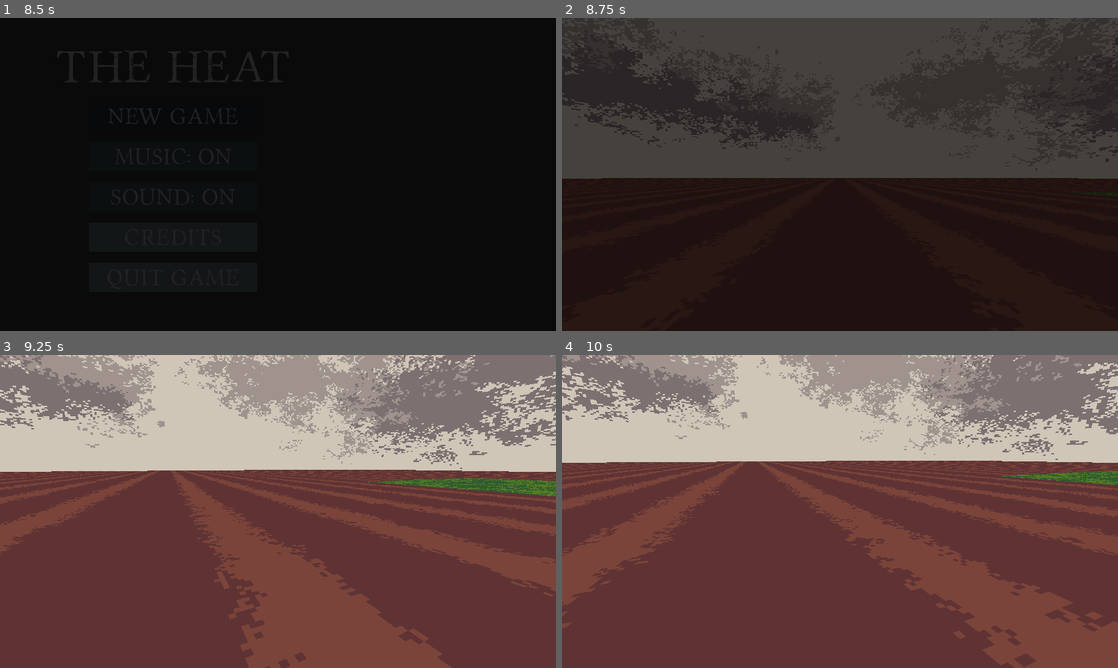
Above: before the commit, frames 1-4 (two rows, left to right).
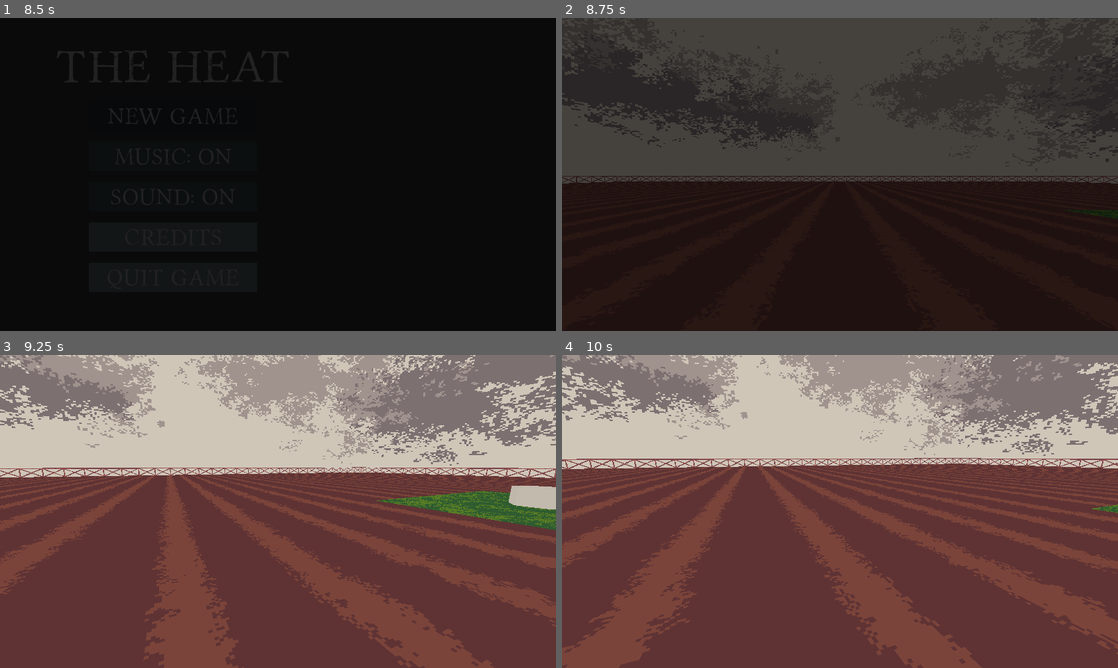
Above: after the commit, the same moments.

Repository: dzejpi/the-heat
Game: Godot game, scene res://scenes/SplashScene.tscn
The game is run twice, just before and just after one commit, with the same random seed, the same clock (stepped at 60 frames per second) and the same inputs.
Inputs (mouse positions are in pixels of both pictures, inside the frame that each line leads up to):
- Up to frame 1 (8.5 s): move the mouse to (400, 158) at 0.52 s; hold D (move_right) 0.53-1.28 s; tap Space (dialog_end) at 0.6, 2.75, 5.75, 7.35 s; move the mouse to (166, 190) at 1.27 s; hold S (move_down) 1.28-2.03 s; click (166, 190) at 1.35 s; tap Enter at 2, 5 s; move the mouse to (333, 105) at 2.02 s; hold D (move_right) 2.03-2.78 s; tap 1 (item_1) at 2.1 s; move the mouse to (250, 237) at 2.77 s; hold W (move_up) 2.78-3.53 s; tap 2 (item_2) at 2.85 s; move the mouse to (444, 221) at 3.52 s; hold A (move_left) 3.53-5.03 s; tap 3 (item_3) at 3.6 s; move the mouse to (111, 127) at 4.27 s; tap 4 (item_4) at 4.35 s; move the mouse to (305, 174) at 5.02 s; hold S (move_down) 5.03-5.78 s; tap Mouse wheel down (item_change_down) at 5.1 s; move the mouse to (194, 96) at 5.77 s; hold D (move_right) 5.78-6.53 s; tap Mouse wheel up (item_change_up) at 5.85 s; move the mouse to (400, 158) at 6.52 s; hold W (move_up) 6.53-7.28 s; hold Shift (move_sprint) 6.53-7.28 s; move the mouse to (166, 190) at 7.27 s; hold D (move_right) 7.28-8 s; click "New Game" at 8 s
- Up to frame 2 (8.75 s): no input
- Up to frame 3 (9.25 s): move the mouse to (289, 505) at 8.77 s; hold W (move_up) from 8.78 s (still down); click (289, 505) at 8.85 s
- Up to frame 4 (10 s): move the mouse to (834, 517) at 9.52 s; release W (move_up) at 9.53 s; hold A (move_left) from 9.53 s (still down); tap 1 (item_1) at 9.6 s

Frame 1 is identical in both runs. In frame 2, 1.2% of the frame differs, in the area x 0-100%, y 50-65%; in frame 3, 30%; in frame 4, 32%, in the area x 0-100%, y 32-100%.

Commit message:
Added the fence around the whole map which should keep player in game, and made the map smaller.

Diff:
--- /dev/null
+++ b/scenes/FenceScene.tscn
@@ -0,0 +1,17 @@
+[gd_scene load_steps=3 format=2]
+
+[ext_resource path="res://assets/visual/fence/spr_fence.png" type="Texture" id=1]
+
+[sub_resource type="BoxShape" id=1]
+extents = Vector3( 0.75, 0.5, 0.025 )
+
+[node name="Fence" type="StaticBody"]
+transform = Transform( 4, 0, 0, 0, 4, 0, 0, 0, 4, 0, 0, 0 )
+
+[node name="FenceSprite" type="Sprite3D" parent="."]
+offset = Vector2( 0, 64 )
+texture = ExtResource( 1 )
+
+[node name="CollisionShape" type="CollisionShape" parent="."]
+transform = Transform( 1, 0, 0, 0, 1, 0, 0, 0, 1, 0, 0.5, 0 )
+shape = SubResource( 1 )
--- a/scenes/GameSceneOne.tscn
+++ b/scenes/GameSceneOne.tscn
@@ -8,6 +8,7 @@
 [ext_resource path="res://assets/visual/skybox/ase_skybox.png" type="Texture" id=6]
 [ext_resource path="res://scenes/SorghumScene.tscn" type="PackedScene" id=7]
 [ext_resource path="res://assets/3d/blend_well.obj" type="ArrayMesh" id=8]
+[ext_resource path="res://scenes/FenceScene.tscn" type="PackedScene" id=9]
 
 [sub_resource type="CylinderShape" id=3]
 height = 0.947764
@@ -29,7 +30,7 @@
 [node name="Well" type="Node" parent="."]
 
 [node name="Well" type="StaticBody" parent="Well"]
-transform = Transform( 1, 0, 0, 0, 1, 0, 0, 0, 1, 26, -0.25, -6 )
+transform = Transform( 1, 0, 0, 0, 1, 0, 0, 0, 1, 15, -0.25, -6 )
 
 [node name="WellObject" type="MeshInstance" parent="Well/Well"]
 mesh = ExtResource( 8 )
@@ -42,7 +43,7 @@
 [node name="Player" parent="." instance=ExtResource( 4 )]
 
 [node name="Environment" parent="." instance=ExtResource( 5 )]
-transform = Transform( -2, 1.50996e-07, 0, -3.01992e-07, -1, 0, 0, 0, 2, 0, -1, 0 )
+transform = Transform( -1, 1.50996e-07, 0, -1.50996e-07, -1, 0, 0, 0, 1, 0, -1, 0 )
 
 [node name="Crops" type="Node" parent="."]
 
@@ -69,3 +70,253 @@
 
 [node name="WorldEnvironment" type="WorldEnvironment" parent="."]
 environment = SubResource( 2 )
+
+[node name="FenceNodes" type="Node" parent="."]
+
+[node name="FenceOneSide" type="Node" parent="FenceNodes"]
+
+[node name="Fence" parent="FenceNodes/FenceOneSide" instance=ExtResource( 9 )]
+transform = Transform( 4, 0, 0, 0, 4, 0, 0, 0, 4, 47.437, 0, -50 )
+
+[node name="Fence2" parent="FenceNodes/FenceOneSide" instance=ExtResource( 9 )]
+transform = Transform( 4, 0, 0, 0, 4, 0, 0, 0, 4, 42.3533, 0, -49.9688 )
+
+[node name="Fence3" parent="FenceNodes/FenceOneSide" instance=ExtResource( 9 )]
+transform = Transform( 4, 0, 0, 0, 4, 0, 0, 0, 4, 37.2339, 0, -49.9688 )
+
+[node name="Fence4" parent="FenceNodes/FenceOneSide" instance=ExtResource( 9 )]
+transform = Transform( 4, 0, 0, 0, 4, 0, 0, 0, 4, 32.1185, 0, -49.9688 )
+
+[node name="Fence5" parent="FenceNodes/FenceOneSide" instance=ExtResource( 9 )]
+transform = Transform( 4, 0, 0, 0, 4, 0, 0, 0, 4, 27.0012, 0, -49.9688 )
+
+[node name="Fence6" parent="FenceNodes/FenceOneSide" instance=ExtResource( 9 )]
+transform = Transform( 4, 0, 0, 0, 4, 0, 0, 0, 4, 21.886, 0, -49.9688 )
+
+[node name="Fence7" parent="FenceNodes/FenceOneSide" instance=ExtResource( 9 )]
+transform = Transform( 4, 0, 0, 0, 4, 0, 0, 0, 4, 16.7672, 0, -49.9688 )
+
+[node name="Fence8" parent="FenceNodes/FenceOneSide" instance=ExtResource( 9 )]
+transform = Transform( 4, 0, 0, 0, 4, 0, 0, 0, 4, 11.6508, 0, -49.9688 )
+
+[node name="Fence9" parent="FenceNodes/FenceOneSide" instance=ExtResource( 9 )]
+transform = Transform( 4, 0, 0, 0, 4, 0, 0, 0, 4, 6.53382, 0, -49.9688 )
+
+[node name="Fence10" parent="FenceNodes/FenceOneSide" instance=ExtResource( 9 )]
+transform = Transform( 4, 0, 0, 0, 4, 0, 0, 0, 4, 1.41905, 0, -49.9688 )
+
+[node name="Fence11" parent="FenceNodes/FenceOneSide" instance=ExtResource( 9 )]
+transform = Transform( 4, 0, 0, 0, 4, 0, 0, 0, 4, -3.70082, 0, -49.9688 )
+
+[node name="Fence12" parent="FenceNodes/FenceOneSide" instance=ExtResource( 9 )]
+transform = Transform( 4, 0, 0, 0, 4, 0, 0, 0, 4, -8.81722, 0, -49.9688 )
+
+[node name="Fence13" parent="FenceNodes/FenceOneSide" instance=ExtResource( 9 )]
+transform = Transform( 4, 0, 0, 0, 4, 0, 0, 0, 4, -13.9327, 0, -49.9688 )
+
+[node name="Fence14" parent="FenceNodes/FenceOneSide" instance=ExtResource( 9 )]
+transform = Transform( 4, 0, 0, 0, 4, 0, 0, 0, 4, -19.0478, 0, -49.9688 )
+
+[node name="Fence15" parent="FenceNodes/FenceOneSide" instance=ExtResource( 9 )]
+transform = Transform( 4, 0, 0, 0, 4, 0, 0, 0, 4, -24.1642, 0, -49.9688 )
+
+[node name="Fence16" parent="FenceNodes/FenceOneSide" instance=ExtResource( 9 )]
+transform = Transform( 4, 0, 0, 0, 4, 0, 0, 0, 4, -29.2678, 0, -49.9688 )
+
+[node name="Fence17" parent="FenceNodes/FenceOneSide" instance=ExtResource( 9 )]
+transform = Transform( 4, 0, 0, 0, 4, 0, 0, 0, 4, -34.382, 0, -49.9688 )
+
+[node name="Fence18" parent="FenceNodes/FenceOneSide" instance=ExtResource( 9 )]
+transform = Transform( 4, 0, 0, 0, 4, 0, 0, 0, 4, -39.4927, 0, -49.9688 )
+
+[node name="Fence19" parent="FenceNodes/FenceOneSide" instance=ExtResource( 9 )]
+transform = Transform( 4, 0, 0, 0, 4, 0, 0, 0, 4, -44.6058, 0, -49.9688 )
+
+[node name="Fence20" parent="FenceNodes/FenceOneSide" instance=ExtResource( 9 )]
+transform = Transform( 4, 0, 0, 0, 4, 0, 0, 0, 4, -47.1243, 0, -49.9688 )
+
+[node name="FenceOneSide2" type="Node" parent="FenceNodes"]
+
+[node name="Fence" parent="FenceNodes/FenceOneSide2" instance=ExtResource( 9 )]
+transform = Transform( 4, 0, 0, 0, 4, 0, 0, 0, 4, 47.437, 0, 49.9446 )
+
+[node name="Fence2" parent="FenceNodes/FenceOneSide2" instance=ExtResource( 9 )]
+transform = Transform( 4, 0, 0, 0, 4, 0, 0, 0, 4, 42.3533, 0, 49.9758 )
+
+[node name="Fence3" parent="FenceNodes/FenceOneSide2" instance=ExtResource( 9 )]
+transform = Transform( 4, 0, 0, 0, 4, 0, 0, 0, 4, 37.2339, 0, 49.9758 )
+
+[node name="Fence4" parent="FenceNodes/FenceOneSide2" instance=ExtResource( 9 )]
+transform = Transform( 4, 0, 0, 0, 4, 0, 0, 0, 4, 32.1185, 0, 49.9758 )
+
+[node name="Fence5" parent="FenceNodes/FenceOneSide2" instance=ExtResource( 9 )]
+transform = Transform( 4, 0, 0, 0, 4, 0, 0, 0, 4, 27.0012, 0, 49.9758 )
+
+[node name="Fence6" parent="FenceNodes/FenceOneSide2" instance=ExtResource( 9 )]
+transform = Transform( 4, 0, 0, 0, 4, 0, 0, 0, 4, 21.886, 0, 49.9758 )
+
+[node name="Fence7" parent="FenceNodes/FenceOneSide2" instance=ExtResource( 9 )]
+transform = Transform( 4, 0, 0, 0, 4, 0, 0, 0, 4, 16.7672, 0, 49.9758 )
+
+[node name="Fence8" parent="FenceNodes/FenceOneSide2" instance=ExtResource( 9 )]
+transform = Transform( 4, 0, 0, 0, 4, 0, 0, 0, 4, 11.6508, 0, 49.9758 )
+
+[node name="Fence9" parent="FenceNodes/FenceOneSide2" instance=ExtResource( 9 )]
+transform = Transform( 4, 0, 0, 0, 4, 0, 0, 0, 4, 6.53382, 0, 49.9758 )
+
+[node name="Fence10" parent="FenceNodes/FenceOneSide2" instance=ExtResource( 9 )]
+transform = Transform( 4, 0, 0, 0, 4, 0, 0, 0, 4, 1.41905, 0, 49.9758 )
+
+[node name="Fence11" parent="FenceNodes/FenceOneSide2" instance=ExtResource( 9 )]
+transform = Transform( 4, 0, 0, 0, 4, 0, 0, 0, 4, -3.70082, 0, 49.9758 )
+
+[node name="Fence12" parent="FenceNodes/FenceOneSide2" instance=ExtResource( 9 )]
+transform = Transform( 4, 0, 0, 0, 4, 0, 0, 0, 4, -8.81722, 0, 49.9758 )
+
+[node name="Fence13" parent="FenceNodes/FenceOneSide2" instance=ExtResource( 9 )]
+transform = Transform( 4, 0, 0, 0, 4, 0, 0, 0, 4, -13.9327, 0, 49.9758 )
+
+[node name="Fence14" parent="FenceNodes/FenceOneSide2" instance=ExtResource( 9 )]
+transform = Transform( 4, 0, 0, 0, 4, 0, 0, 0, 4, -19.0478, 0, 49.9758 )
+
+[node name="Fence15" parent="FenceNodes/FenceOneSide2" instance=ExtResource( 9 )]
+transform = Transform( 4, 0, 0, 0, 4, 0, 0, 0, 4, -24.1642, 0, 49.9758 )
+
+[node name="Fence16" parent="FenceNodes/FenceOneSide2" instance=ExtResource( 9 )]
+transform = Transform( 4, 0, 0, 0, 4, 0, 0, 0, 4, -29.2678, 0, 49.9758 )
+
+[node name="Fence17" parent="FenceNodes/FenceOneSide2" instance=ExtResource( 9 )]
+transform = Transform( 4, 0, 0, 0, 4, 0, 0, 0, 4, -34.382, 0, 49.9758 )
+
+[node name="Fence18" parent="FenceNodes/FenceOneSide2" instance=ExtResource( 9 )]
+transform = Transform( 4, 0, 0, 0, 4, 0, 0, 0, 4, -39.4927, 0, 49.9758 )
+
+[node name="Fence19" parent="FenceNodes/FenceOneSide2" instance=ExtResource( 9 )]
+transform = Transform( 4, 0, 0, 0, 4, 0, 0, 0, 4, -44.6058, 0, 49.9758 )
+
+[node name="Fence20" parent="FenceNodes/FenceOneSide2" instance=ExtResource( 9 )]
+transform = Transform( 4, 0, 0, 0, 4, 0, 0, 0, 4, -47.1243, 0, 49.9758 )
+
+[node name="FenceOneSide3" type="Node" parent="FenceNodes"]
+
+[node name="Fence" parent="FenceNodes/FenceOneSide3" instance=ExtResource( 9 )]
+transform = Transform( -1.74846e-07, 0, -4, 0, 4, 0, 4, 0, -1.74846e-07, -49.9287, 0, 47.1403 )
+
+[node name="Fence2" parent="FenceNodes/FenceOneSide3" instance=ExtResource( 9 )]
+transform = Transform( -1.74846e-07, 0, -4, 0, 4, 0, 4, 0, -1.74846e-07, -49.9599, 0, 42.0566 )
+
+[node name="Fence3" parent="FenceNodes/FenceOneSide3" instance=ExtResource( 9 )]
+transform = Transform( -1.74846e-07, 0, -4, 0, 4, 0, 4, 0, -1.74846e-07, -49.9599, 0, 36.9372 )
+
+[node name="Fence4" parent="FenceNodes/FenceOneSide3" instance=ExtResource( 9 )]
+transform = Transform( -1.74846e-07, 0, -4, 0, 4, 0, 4, 0, -1.74846e-07, -49.9599, 0, 31.8218 )
+
+[node name="Fence5" parent="FenceNodes/FenceOneSide3" instance=ExtResource( 9 )]
+transform = Transform( -1.74846e-07, 0, -4, 0, 4, 0, 4, 0, -1.74846e-07, -49.9599, 0, 26.7045 )
+
+[node name="Fence6" parent="FenceNodes/FenceOneSide3" instance=ExtResource( 9 )]
+transform = Transform( -1.74846e-07, 0, -4, 0, 4, 0, 4, 0, -1.74846e-07, -49.9599, 0, 21.5893 )
+
+[node name="Fence7" parent="FenceNodes/FenceOneSide3" instance=ExtResource( 9 )]
+transform = Transform( -1.74846e-07, 0, -4, 0, 4, 0, 4, 0, -1.74846e-07, -49.9599, 0, 16.4705 )
+
+[node name="Fence8" parent="FenceNodes/FenceOneSide3" instance=ExtResource( 9 )]
+transform = Transform( -1.74846e-07, 0, -4, 0, 4, 0, 4, 0, -1.74846e-07, -49.9599, 0, 11.3541 )
+
+[node name="Fence9" parent="FenceNodes/FenceOneSide3" instance=ExtResource( 9 )]
+transform = Transform( -1.74846e-07, 0, -4, 0, 4, 0, 4, 0, -1.74846e-07, -49.9599, 0, 6.23708 )
+
+[node name="Fence10" parent="FenceNodes/FenceOneSide3" instance=ExtResource( 9 )]
+transform = Transform( -1.74846e-07, 0, -4, 0, 4, 0, 4, 0, -1.74846e-07, -49.9599, 0, 1.12231 )
+
+[node name="Fence11" parent="FenceNodes/FenceOneSide3" instance=ExtResource( 9 )]
+transform = Transform( -1.74846e-07, 0, -4, 0, 4, 0, 4, 0, -1.74846e-07, -49.9599, 0, -3.99756 )
+
+[node name="Fence12" parent="FenceNodes/FenceOneSide3" instance=ExtResource( 9 )]
+transform = Transform( -1.74846e-07, 0, -4, 0, 4, 0, 4, 0, -1.74846e-07, -49.9599, 0, -9.11396 )
+
+[node name="Fence13" parent="FenceNodes/FenceOneSide3" instance=ExtResource( 9 )]
+transform = Transform( -1.74846e-07, 0, -4, 0, 4, 0, 4, 0, -1.74846e-07, -49.9599, 0, -14.2294 )
+
+[node name="Fence14" parent="FenceNodes/FenceOneSide3" instance=ExtResource( 9 )]
+transform = Transform( -1.74846e-07, 0, -4, 0, 4, 0, 4, 0, -1.74846e-07, -49.9599, 0, -19.3445 )
+
+[node name="Fence15" parent="FenceNodes/FenceOneSide3" instance=ExtResource( 9 )]
+transform = Transform( -1.74846e-07, 0, -4, 0, 4, 0, 4, 0, -1.74846e-07, -49.9599, 0, -24.461 )
+
+[node name="Fence16" parent="FenceNodes/FenceOneSide3" instance=ExtResource( 9 )]
+transform = Transform( -1.74846e-07, 0, -4, 0, 4, 0, 4, 0, -1.74846e-07, -49.9599, 0, -29.5645 )
+
+[node name="Fence17" parent="FenceNodes/FenceOneSide3" instance=ExtResource( 9 )]
+transform = Transform( -1.74846e-07, 0, -4, 0, 4, 0, 4, 0, -1.74846e-07, -49.9599, 0, -34.6787 )
+
+[node name="Fence18" parent="FenceNodes/FenceOneSide3" instance=ExtResource( 9 )]
+transform = Transform( -1.74846e-07, 0, -4, 0, 4, 0, 4, 0, -1.74846e-07, -49.9599, 0, -39.7895 )
+
+[node name="Fence19" parent="FenceNodes/FenceOneSide3" instance=ExtResource( 9 )]
+transform = Transform( -1.74846e-07, 0, -4, 0, 4, 0, 4, 0, -1.74846e-07, -49.9599, 0, -44.9026 )
+
+[node name="Fence20" parent="FenceNodes/FenceOneSide3" instance=ExtResource( 9 )]
+transform = Transform( -1.74846e-07, 0, -4, 0, 4, 0, 4, 0, -1.74846e-07, -49.9599, 0, -47.421 )
+
+[node name="FenceOneSide4" type="Node" parent="FenceNodes"]
+
+[node name="Fence" parent="FenceNodes/FenceOneSide4" instance=ExtResource( 9 )]
+transform = Transform( -1.74846e-07, 0, -4, 0, 4, 0, 4, 0, -1.74846e-07, 50.002, 0, 47.1403 )
+
+[node name="Fence2" parent="FenceNodes/FenceOneSide4" instance=ExtResource( 9 )]
+transform = Transform( -1.74846e-07, 0, -4, 0, 4, 0, 4, 0, -1.74846e-07, 49.9708, 0, 42.0566 )
+
+[node name="Fence3" parent="FenceNodes/FenceOneSide4" instance=ExtResource( 9 )]
+transform = Transform( -1.74846e-07, 0, -4, 0, 4, 0, 4, 0, -1.74846e-07, 49.9708, 0, 36.9372 )
+
+[node name="Fence4" parent="FenceNodes/FenceOneSide4" instance=ExtResource( 9 )]
+transform = Transform( -1.74846e-07, 0, -4, 0, 4, 0, 4, 0, -1.74846e-07, 49.9708, 0, 31.8218 )
+
+[node name="Fence5" parent="FenceNodes/FenceOneSide4" instance=ExtResource( 9 )]
+transform = Transform( -1.74846e-07, 0, -4, 0, 4, 0, 4, 0, -1.74846e-07, 49.9708, 0, 26.7045 )
+
+[node name="Fence6" parent="FenceNodes/FenceOneSide4" instance=ExtResource( 9 )]
+transform = Transform( -1.74846e-07, 0, -4, 0, 4, 0, 4, 0, -1.74846e-07, 49.9708, 0, 21.5893 )
+
+[node name="Fence7" parent="FenceNodes/FenceOneSide4" instance=ExtResource( 9 )]
+transform = Transform( -1.74846e-07, 0, -4, 0, 4, 0, 4, 0, -1.74846e-07, 49.9708, 0, 16.4705 )
+
+[node name="Fence8" parent="FenceNodes/FenceOneSide4" instance=ExtResource( 9 )]
+transform = Transform( -1.74846e-07, 0, -4, 0, 4, 0, 4, 0, -1.74846e-07, 49.9708, 0, 11.3541 )
+
+[node name="Fence9" parent="FenceNodes/FenceOneSide4" instance=ExtResource( 9 )]
+transform = Transform( -1.74846e-07, 0, -4, 0, 4, 0, 4, 0, -1.74846e-07, 49.9708, 0, 6.23708 )
+
+[node name="Fence10" parent="FenceNodes/FenceOneSide4" instance=ExtResource( 9 )]
+transform = Transform( -1.74846e-07, 0, -4, 0, 4, 0, 4, 0, -1.74846e-07, 49.9708, 0, 1.12231 )
+
+[node name="Fence11" parent="FenceNodes/FenceOneSide4" instance=ExtResource( 9 )]
+transform = Transform( -1.74846e-07, 0, -4, 0, 4, 0, 4, 0, -1.74846e-07, 49.9708, 0, -3.99756 )
+
+[node name="Fence12" parent="FenceNodes/FenceOneSide4" instance=ExtResource( 9 )]
+transform = Transform( -1.74846e-07, 0, -4, 0, 4, 0, 4, 0, -1.74846e-07, 49.9708, 0, -9.11396 )
+
+[node name="Fence13" parent="FenceNodes/FenceOneSide4" instance=ExtResource( 9 )]
+transform = Transform( -1.74846e-07, 0, -4, 0, 4, 0, 4, 0, -1.74846e-07, 49.9708, 0, -14.2294 )
+
+[node name="Fence14" parent="FenceNodes/FenceOneSide4" instance=ExtResource( 9 )]
+transform = Transform( -1.74846e-07, 0, -4, 0, 4, 0, 4, 0, -1.74846e-07, 49.9708, 0, -19.3445 )
+
+[node name="Fence15" parent="FenceNodes/FenceOneSide4" instance=ExtResource( 9 )]
+transform = Transform( -1.74846e-07, 0, -4, 0, 4, 0, 4, 0, -1.74846e-07, 49.9708, 0, -24.461 )
+
+[node name="Fence16" parent="FenceNodes/FenceOneSide4" instance=ExtResource( 9 )]
+transform = Transform( -1.74846e-07, 0, -4, 0, 4, 0, 4, 0, -1.74846e-07, 49.9708, 0, -29.5645 )
+
+[node name="Fence17" parent="FenceNodes/FenceOneSide4" instance=ExtResource( 9 )]
+transform = Transform( -1.74846e-07, 0, -4, 0, 4, 0, 4, 0, -1.74846e-07, 49.9708, 0, -34.6787 )
+
+[node name="Fence18" parent="FenceNodes/FenceOneSide4" instance=ExtResource( 9 )]
+transform = Transform( -1.74846e-07, 0, -4, 0, 4, 0, 4, 0, -1.74846e-07, 49.9708, 0, -39.7895 )
+
+[node name="Fence19" parent="FenceNodes/FenceOneSide4" instance=ExtResource( 9 )]
+transform = Transform( -1.74846e-07, 0, -4, 0, 4, 0, 4, 0, -1.74846e-07, 49.9708, 0, -44.9026 )
+
+[node name="Fence20" parent="FenceNodes/FenceOneSide4" instance=ExtResource( 9 )]
+transform = Transform( -1.74846e-07, 0, -4, 0, 4, 0, 4, 0, -1.74846e-07, 49.9708, 0, -47.421 )
Binary file added: assets/visual/fence/ase_fence.aseprite
Binary file added: assets/visual/fence/spr_fence.png
Not shown, added: assets/visual/fence/spr_fence.png.import
Not shown: 1 places in scenes/GameSceneOne.tscn that only renumber resources
Not shown, changed: assets/3d/blend_well.blend
Not shown, changed: assets/3d/blend_well.blend1
